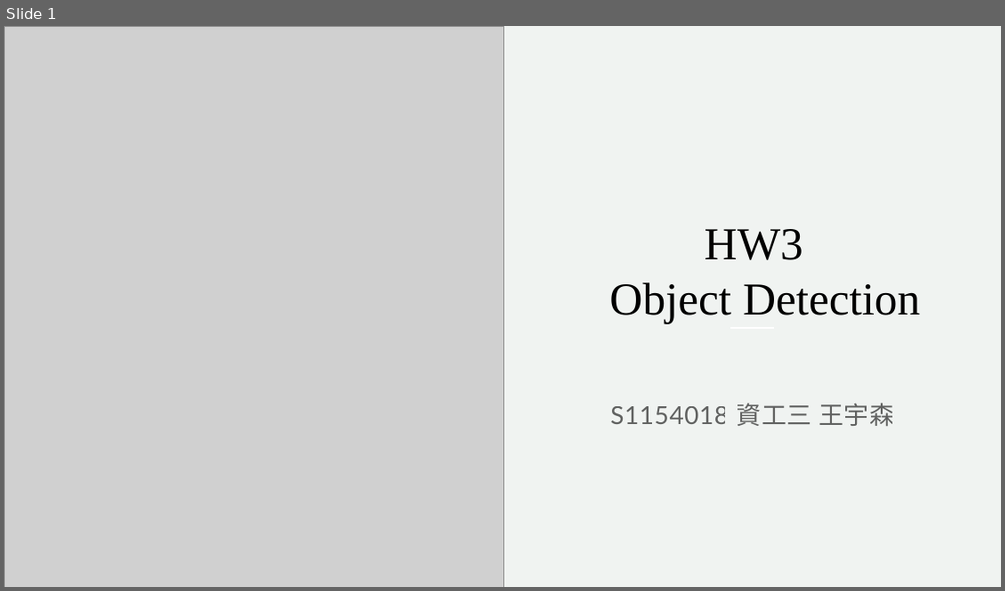
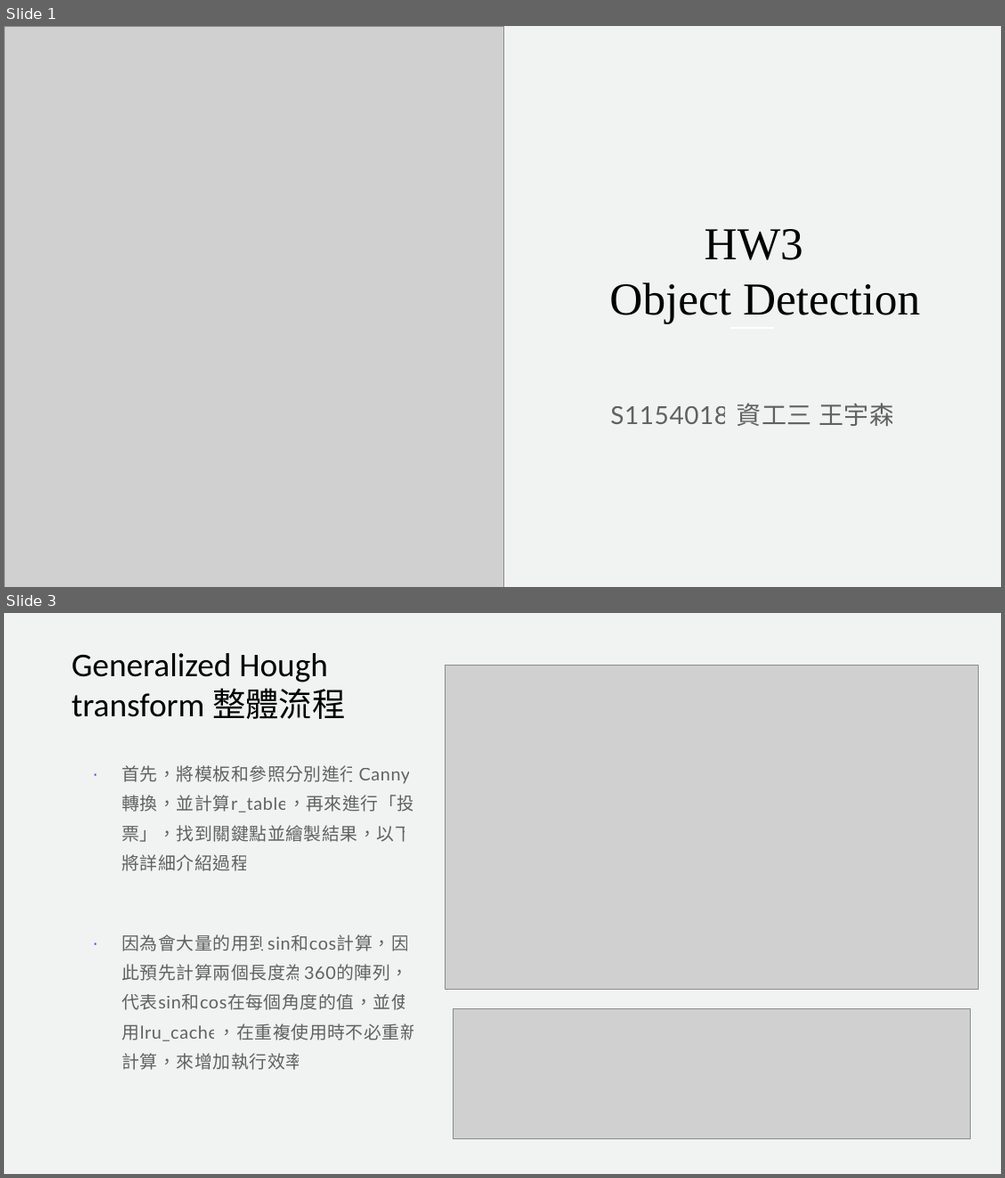
Before and after one commit to s102401002/ComputerVision2024, a slide deck: hw3/HW3_result.pptx. Shown one above the other, each under a label of ours: slide 1 before the commit, slides 1 and 3 after it; the slides between them are not shown. The pictures are 1005x591 and 1005x1178 pixels, drawn with LibreOffice and Linux fonts; fonts in the diff are those of the drawing; grey boxes stand for pictures. Boxes give left, top, right and bottom in pixels: in the first picture for what was removed or moved away, otherwise in the second. Text is boxed around its words. In the diff, an @@ line names an element or a change of style, - is before the commit and + after.

```diff
--- a/hw3/HW3_result.pptx
+++ b/hw3/HW3_result.pptx
@@ slide 3 added at (4, 613, 1001, 1174), background #F0F3F1 @@
@@ title added at (72, 653, 345, 719), 32 pt, text #000000 @@
+Generalized Hough transform 整體流程
@@ picture added at (445, 666, 979, 989) @@
@@ text added at (121, 765, 418, 1070), 17 pt, text #000000 at 60% opacity @@
+· 首先，將模板和參照分別進行Canny轉換，並計算r_table，再來進行「投票」，找到關鍵點並繪製結果，以下將詳細介紹過程
+· 因為會大量的用到sin和cos計算，因此預先計算兩個長度為360的陣列，代表sin和cos在每個角度的值，並使用lru_cache，在重複使用時不必重新計算，來增加執行效率
@@ picture added at (453, 1009, 971, 1139) @@
```
Also in this commit, not shown: 7 other slides added, 15 slides removed, 17 other files.
